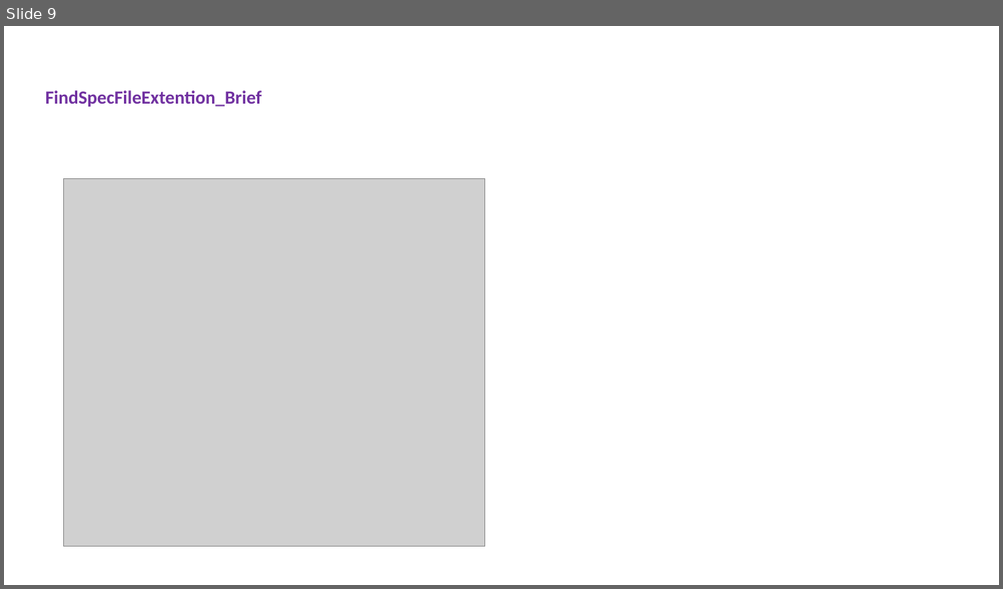
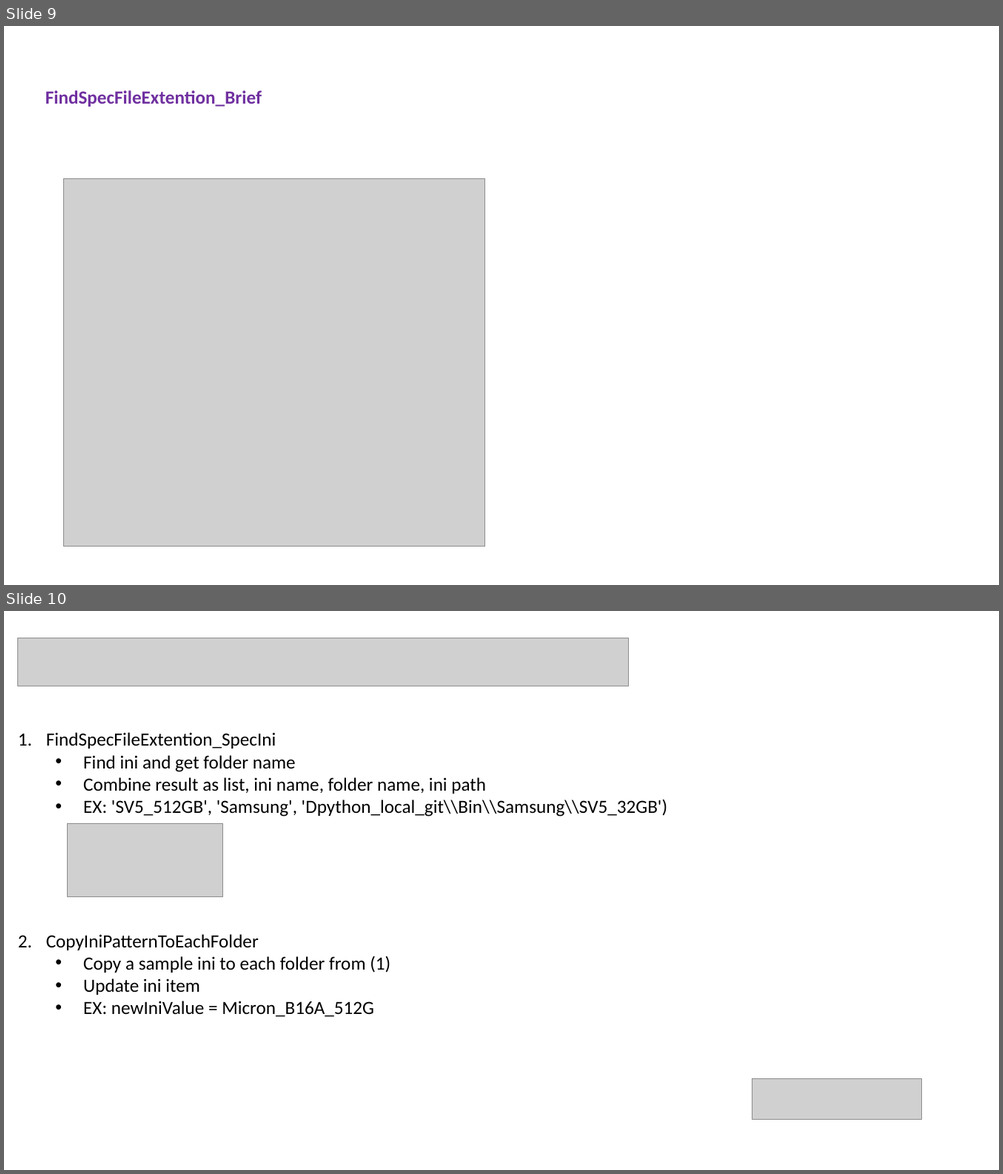
Before and after one commit to rex4ssd/py_file_handler, a slide deck: py_file.pptx. Shown one above the other, each under a label of ours: slide 9 before the commit, slides 9 and 10 after it. The pictures are 1003x589 and 1003x1174 pixels, drawn with LibreOffice and Linux fonts; fonts in the diff are those of the drawing; grey boxes stand for pictures. Boxes give left, top, right and bottom in pixels: in the first picture for what was removed or moved away, otherwise in the second. Text is boxed around its words. In the diff, an @@ line names an element or a change of style, - is before the commit and + after.

Commit message:
add CopyIniPatternToEachFolder add FindSpecFileExtention_SpecIni
# 1.get specfic ini name and path from [FindSpecFileExtention_SpecIni]
# 2.copy ini template to each folder
# 3.update ini item Config_Type for each file

```diff
--- a/py_file.pptx
+++ b/py_file.pptx
@@ slide 10 added at bbox=[4, 611, 999, 1170], background #FFFFFF @@
@@ picture added at bbox=[17, 638, 629, 686] @@
@@ text added at bbox=[46, 732, 667, 1017], 18 pt, text #000000 @@
+1. FindSpecFileExtention_SpecIni
+  • Find ini and get folder name
+  • Combine result as list, ini name, folder name, ini path
+  • EX: 'SV5_512GB', 'Samsung', 'Dpython_local_git\\Bin\\Samsung\\SV5_32GB')
+2. CopyIniPatternToEachFolder
+  • Copy a sample ini to each folder from (1)
+  • Update ini item
+  • EX: newIniValue = Micron_B16A_512G
@@ picture added at bbox=[68, 823, 222, 897] @@
@@ picture added at bbox=[752, 1079, 922, 1120] @@
```
Also in this commit, not shown: 1 slide changed, 2 other files.
